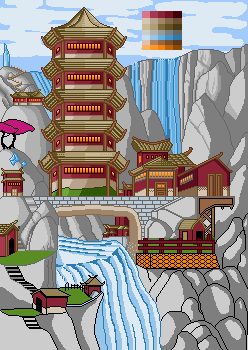
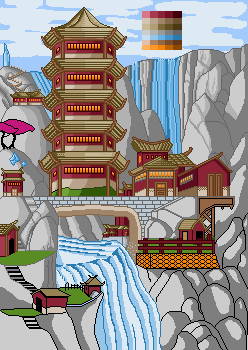
Comparing the layer stacks of the two 248px x 350px images. Changes:
painted on "Pintar camada 4" over [194, 64, 229, 164]
painted on "Pintar camada 6" over [194, 64, 229, 164]
painted on "Background" over [194, 64, 229, 164]
